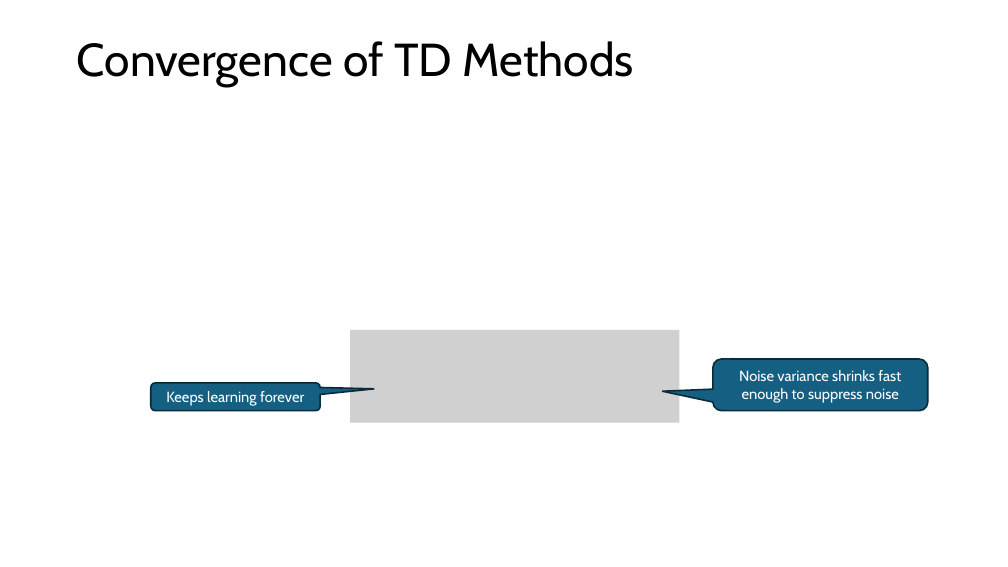
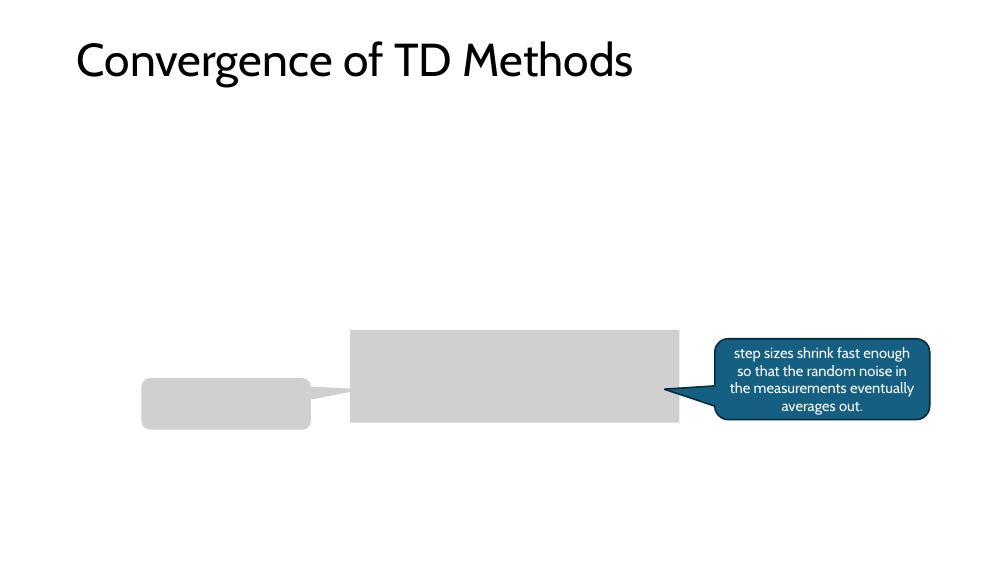
Before and after one commit to mhahsler/Introduction_to_Reinforcement_Learning, a slide deck: slide 9 of slides/Lecture_Chapter06.pptx. Drawn at 1008x567 pixels with LibreOffice and Linux fonts; fonts in the diff are those of the drawing; grey boxes stand for pictures. Boxes give left, top, right and bottom in pixels: in the first picture for what was removed or moved away, otherwise in the second. Text is boxed around its words. In the diff, an @@ line names an element or a change of style, - is before the commit and + after.

```diff
--- a/slides/Lecture_Chapter06.pptx
+++ b/slides/Lecture_Chapter06.pptx
@@ rounded speech box "step sizes shrink fast enough ...": place and size @@
-rounded speech box "step sizes shrink fast enough ..." at box(713, 359, 928, 411)
+rounded speech box "step sizes shrink fast enough ..." at box(715, 339, 930, 420)
@@ text in rounded speech box at box(730, 347, 914, 415): text changed @@
-Noise variance shrinks fast enough to suppress noise
+step sizes shrink fast enough so that the random noise in the measurements eventually averages out.
@@ picture added at box(141, 378, 311, 430) @@
@@ rounded speech box removed at box(150, 383, 320, 411) @@
-Keeps learning forever
```
Also in this commit, not shown: 4 other slides changed, 2 other files.
